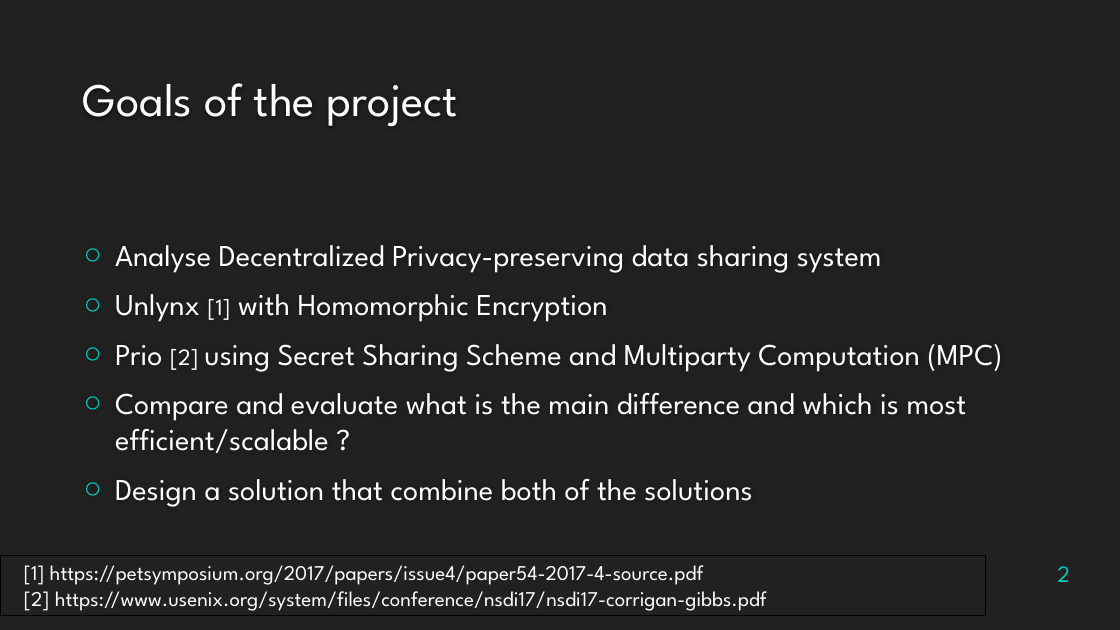
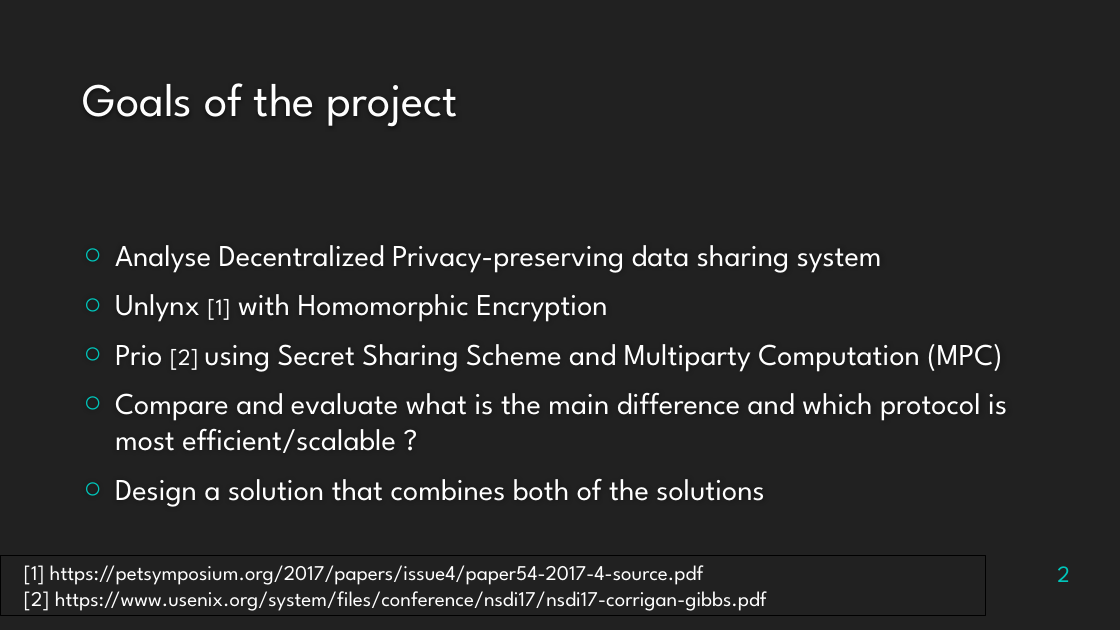
Before and after one commit to maxpr/MasterProjectDocuments, a slide deck: slide 2 of doc/Présentation.pptx. Drawn at 1120x630 pixels with LibreOffice and Linux fonts; fonts in the diff are those of the drawing; background and template pictures are left out. Boxes give left, top, right and bottom in pixels: in the first picture for what was removed or moved away, otherwise in the second. Text is boxed around its words. In the diff, an @@ line names an element or a change of style, - is before the commit and + after.

```diff
--- a/doc/Présentation.pptx
+++ b/doc/Présentation.pptx
@@ text at box(115, 392, 1007, 507): text changed @@
-○ Compare and evaluate what is the main difference and which is most efficient/scalable ?
-○ Design a solution that combine both of the solutions
+○ Compare and evaluate what is the main difference and which protocol is most efficient/scalable ?
+○ Design a solution that combines both of the solutions
```
Also in this commit, not shown: 6 other slides changed.
